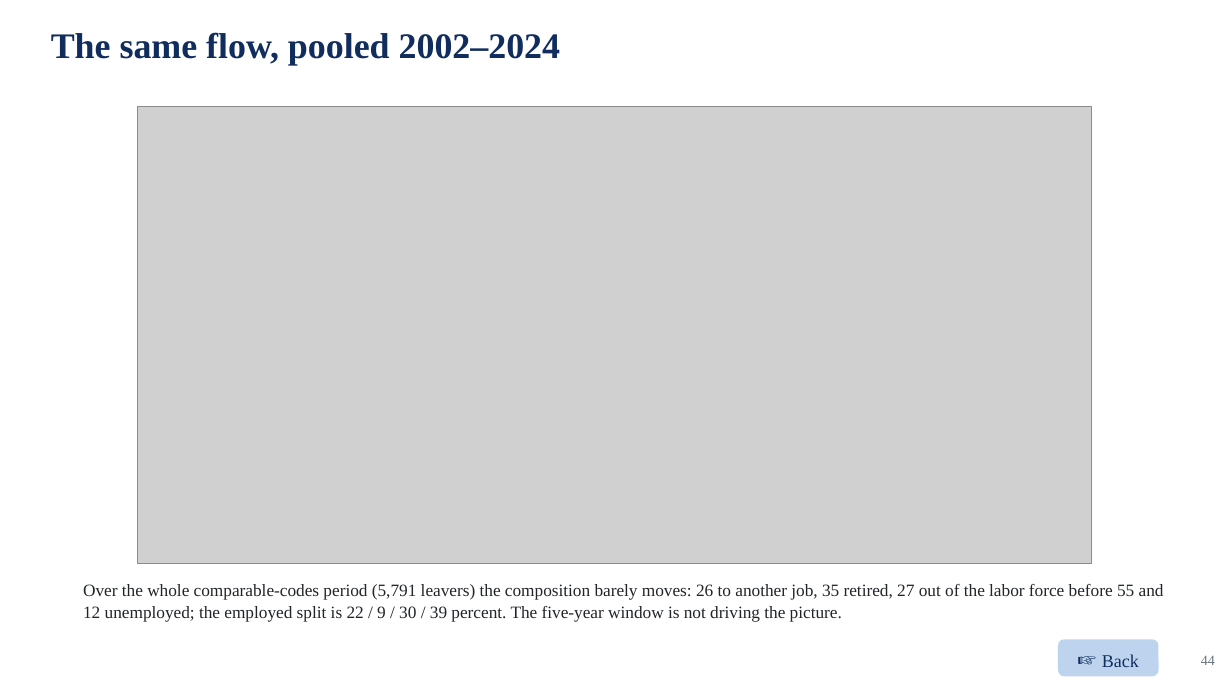
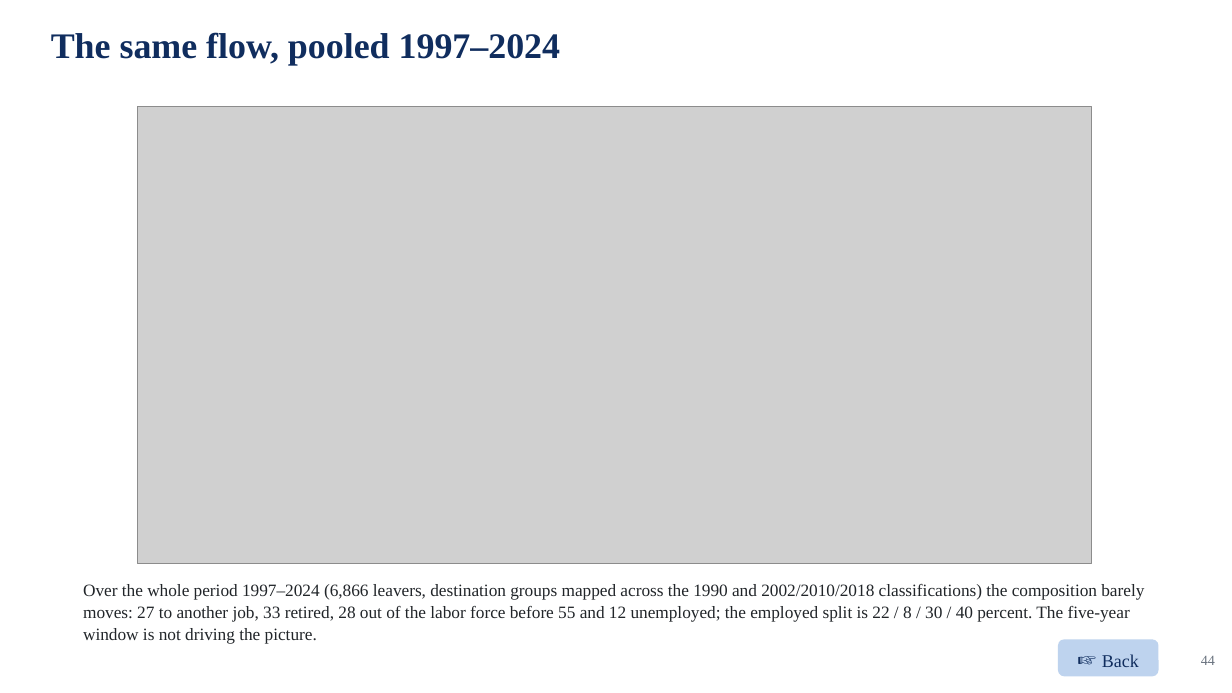
Before and after one commit to jedr1-ship-it/Alternative-Pathways----Quant, a slide deck: slide 44 of report/data_cluster/Proyect_US_cluster.pptx. Drawn at 1232x693 pixels with LibreOffice and Linux fonts; fonts in the diff are those of the drawing; grey boxes stand for pictures. Boxes give left, top, right and bottom in pixels: in the first picture for what was removed or moved away, otherwise in the second. Text is boxed around its words. In the diff, an @@ line names an element or a change of style, - is before the commit and + after.

```diff
--- a/report/data_cluster/Proyect_US_cluster.pptx
+++ b/report/data_cluster/Proyect_US_cluster.pptx
@@ text at (51, 32, 561, 65): text changed @@
-The same flow, pooled 2002–2024
+The same flow, pooled 1997–2024
@@ text at (83, 584, 1144, 644): text changed @@
-Over the whole comparable-codes period (5,791 leavers) the composition barely moves: 26 to another job, 35 retired, 27 out of the labor force before 55 and 12 unemployed; the employed split is 22 / 9 / 30 / 39 percent. The five-year window is not driving the picture.
+Over the whole period 1997–2024 (6,866 leavers, destination groups mapped across the 1990 and 2002/2010/2018 classifications) the composition barely moves: 27 to another job, 33 retired, 28 out of the labor force before 55 and 12 unemployed; the employed split is 22 / 8 / 30 / 40 percent. The five-year window is not driving the picture.
```
Also in this commit, not shown: 1 other slide changed, 13 other files.
